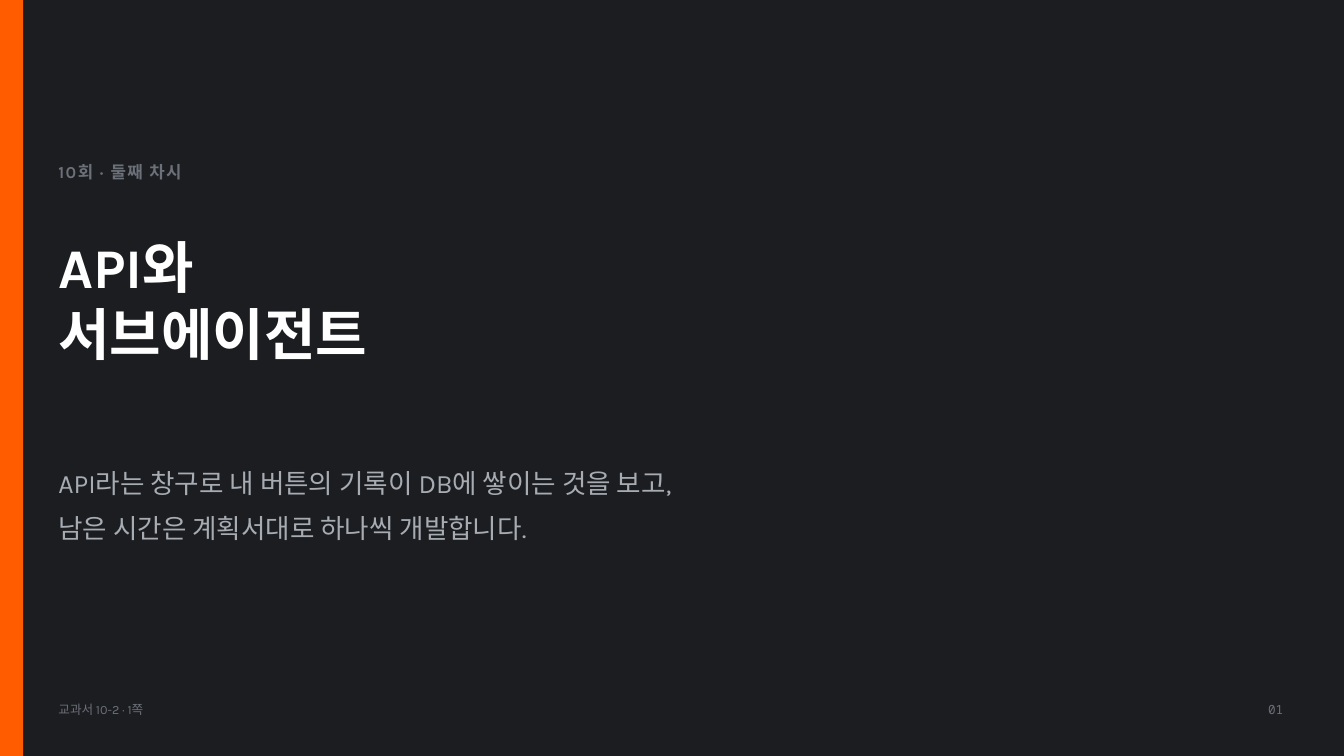
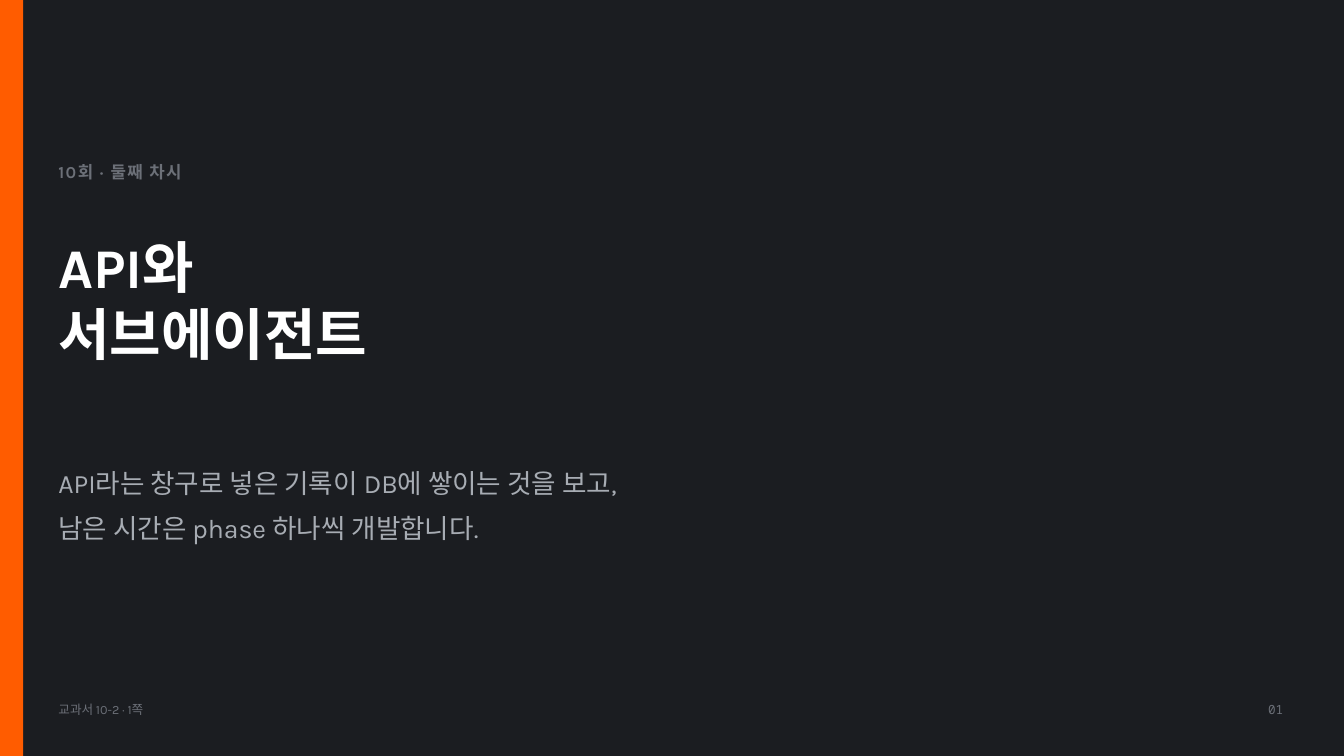
Before and after one commit to vcl-korea/2026-2nd-semester__jdh, a slide deck: slide 1 of 10/ppt/10-2_API와_서브에이전트.pptx. Drawn at 1344x756 pixels with LibreOffice and Linux fonts; fonts in the diff are those of the drawing. Boxes give left, top, right and bottom in pixels: in the first picture for what was removed or moved away, otherwise in the second. Text is boxed around its words. In the diff, an @@ line names an element or a change of style, - is before the commit and + after.

```diff
--- a/10/ppt/10-2_API와_서브에이전트.pptx
+++ b/10/ppt/10-2_API와_서브에이전트.pptx
@@ text at (x1=58, y1=471, x2=616, y2=544): text changed @@
-API라는 창구로 내 버튼의 기록이 DB에 쌓이는 것을 보고,
-남은 시간은 계획서대로 하나씩 개발합니다.
+API라는 창구로 넣은 기록이 DB에 쌓이는 것을 보고,
+남은 시간은 phase 하나씩 개발합니다.
```
Also in this commit, not shown: 11 other slides changed, 2 slides added, 1 slide removed, 9 other files.
